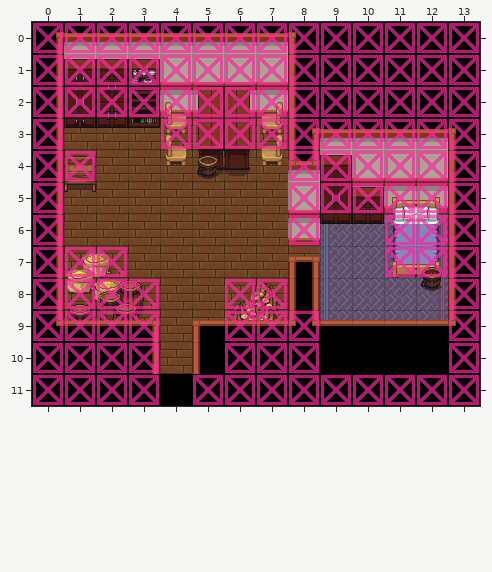
Tiled map, stored at maps/house2.tmx. Above, as it was before the edit.
Cells are 32x32 px. Shown: x 0..13, y 0..11.
And afterwards:
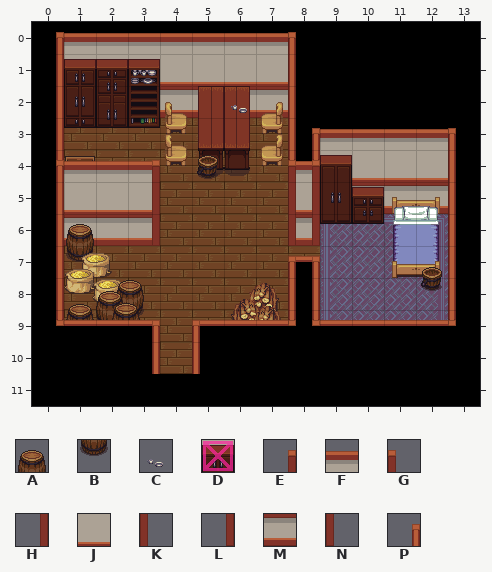
Key: from "barrel": A 0, B 4; from "cabinets": C 17; from "collision": D 1; from "shrine": E 35, F 36, G 38, H 42, J 43, K 45, L 49, M 50, N 52, P 101.
_ is an empty cell, . an unchanged one.
See-through tiles are keyed as they look on the map.
From old to new:
--- layer "Black"
@@ x 1..1 @@
- 7 _
+ 7 B
--- layer "Walls"
@@ x 1..3 @@
- 6 ___
+ 6 MMM
--- layer "Decor"
@@ x 1..8 @@
- 4 ......._
- 5 ......._
- 6 _._...._
+ 4 .......E
+ 5 .......H
+ 6 A.L....L
--- layer "Decor2"
@@ x 6..6 @@
- 2 _
+ 2 C
@@ x 8..8 @@
- 4 _
- 5 _
- 6 _
+ 4 G
+ 5 K
+ 6 N
--- layer "Over"
@@ x 0..3 @@
- 4 ____
- 5 .___
+ 4 PFFF
+ 5 .JJJ
--- layer "Over2"
@@ x 3..3 @@
- 4 _
- 5 _
+ 4 E
+ 5 H
--- layer "Collision" (now hidden)
@@ x 0..13 @@
- 0 DDDDDDDDDDDDDD
- 1 DDDDDDDDDDDDDD
- 2 DDDDDDDDDDDDDD
- 3 D...DDDDDDDDDD
- 4 DD......DDDDDD
- 5 D.......DDDDDD
- 6 D.......D..DDD
- 7 DDD........DDD
- 8 DDDD..DD.....D
- 9 DDDD..DDD....D
-10 DDDD..DDD....D
-11 DDDD.DDDDDDDDD
+ 0 ______________
+ 1 ______________
+ 2 ______________
+ 3 _...__________
+ 4 __......______
+ 5 _.......______
+ 6 _......._..___
+ 7 ___........___
+ 8 ____..__....._
+ 9 ____..___...._
+10 ____..___...._
+11 ____._________
Pixel boxes of the changes (left, top, right, bottom) in both pictures:
changed: (33, 23, 479, 405)
